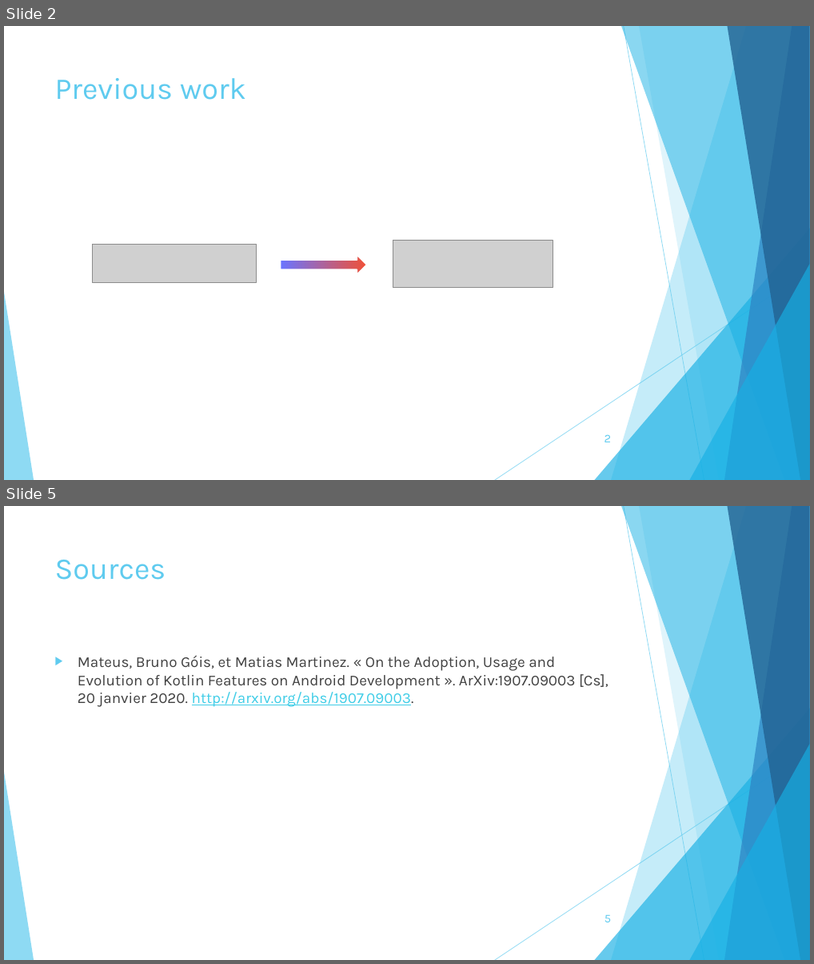
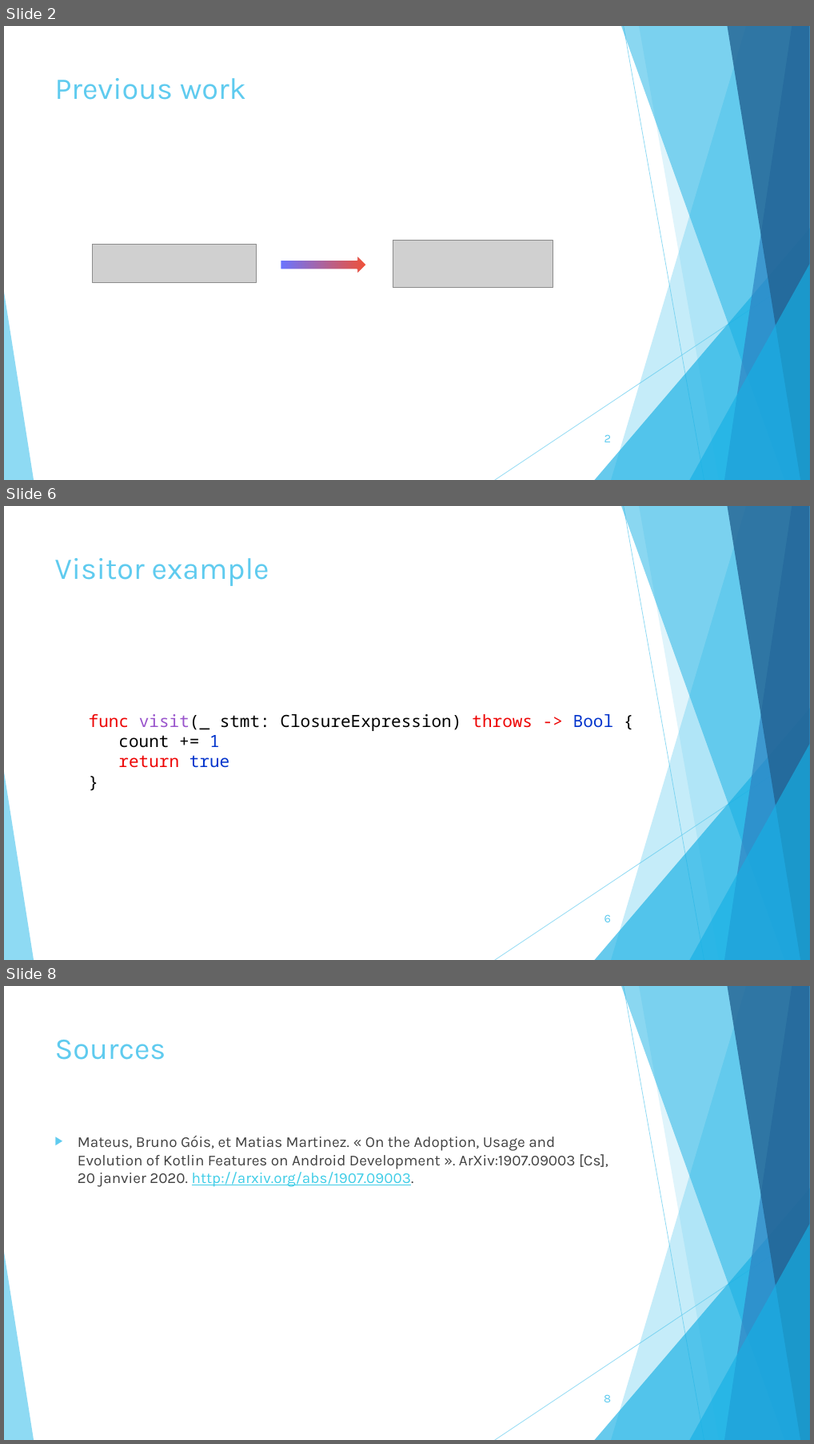
Before and after one commit to staufga0/Pattern-extraction-swift, a slide deck: presentation/Pattern Extraction.pptx. Shown one above the other, each under a label of ours: slides 2 and 5 before the commit, slides 2, 6 and 8 after it; the slides between them are not shown. The pictures are 814x964 and 814x1444 pixels, drawn with LibreOffice and Linux fonts; fonts in the diff are those of the drawing; grey boxes stand for pictures. Boxes give left, top, right and bottom in pixels: in the first picture for what was removed or moved away, otherwise in the second. Text is boxed around its words. In the diff, an @@ line names an element or a change of style, - is before the commit and + after.

```diff
--- a/presentation/Pattern Extraction.pptx
+++ b/presentation/Pattern Extraction.pptx
@@ slide 6 added at [4,506,810,960], background #FFFFFF; not listed: 10 template elements that a slide beside it also shows @@
@@ title added at [55,558,270,586], 36 pt, text #5FCBEF @@
+Visitor example
@@ text added at [89,714,614,768], 20 pt, text #000000 @@
+func visit(_ stmt: ClosureExpression) throws -> Bool {
+  count += 1
+  return true
+}
@@ page number added at [605,914,611,922], 14 pt, text #5FCBEF @@
+6
@@ what was slide 5 is now slide 8 @@
@@ page number at [604,1394,611,1402]: text changed @@
-5
+8
```
Also in this commit, not shown: 1 slide changed, 3 other slides added, 1 slide removed.
